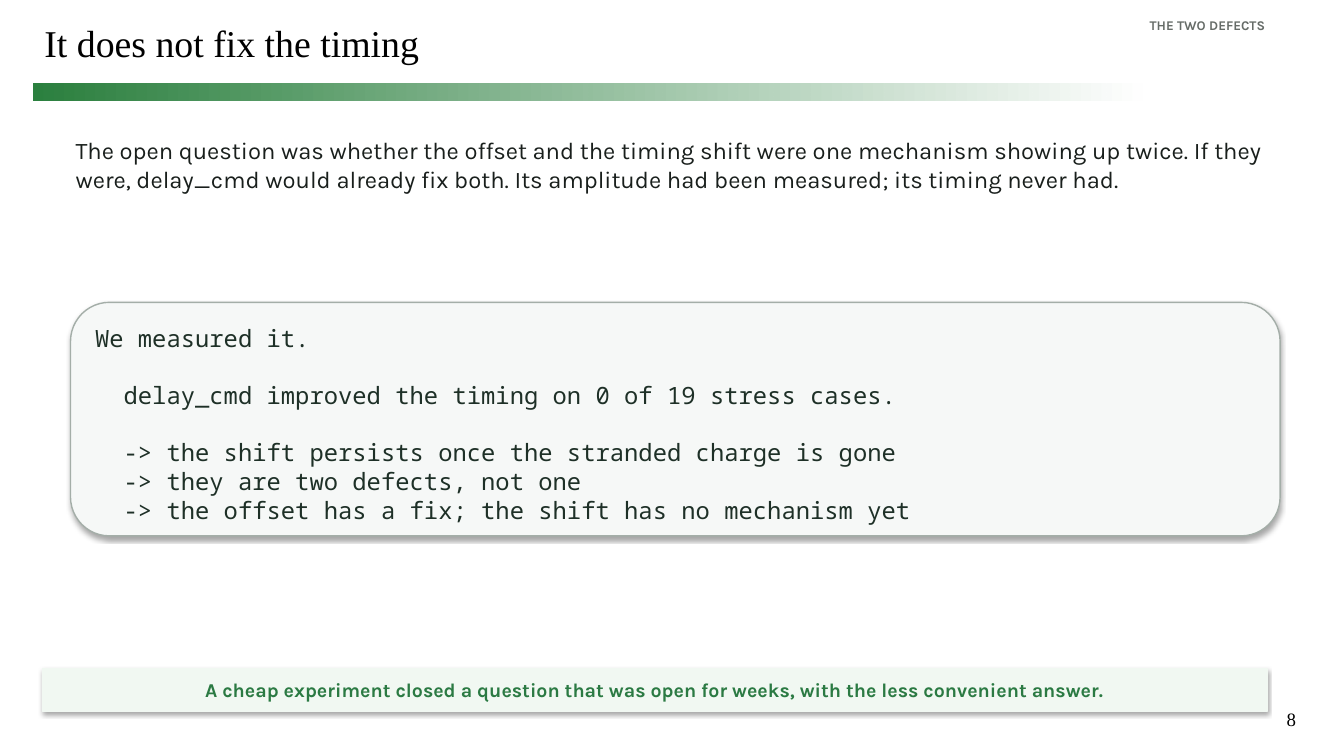
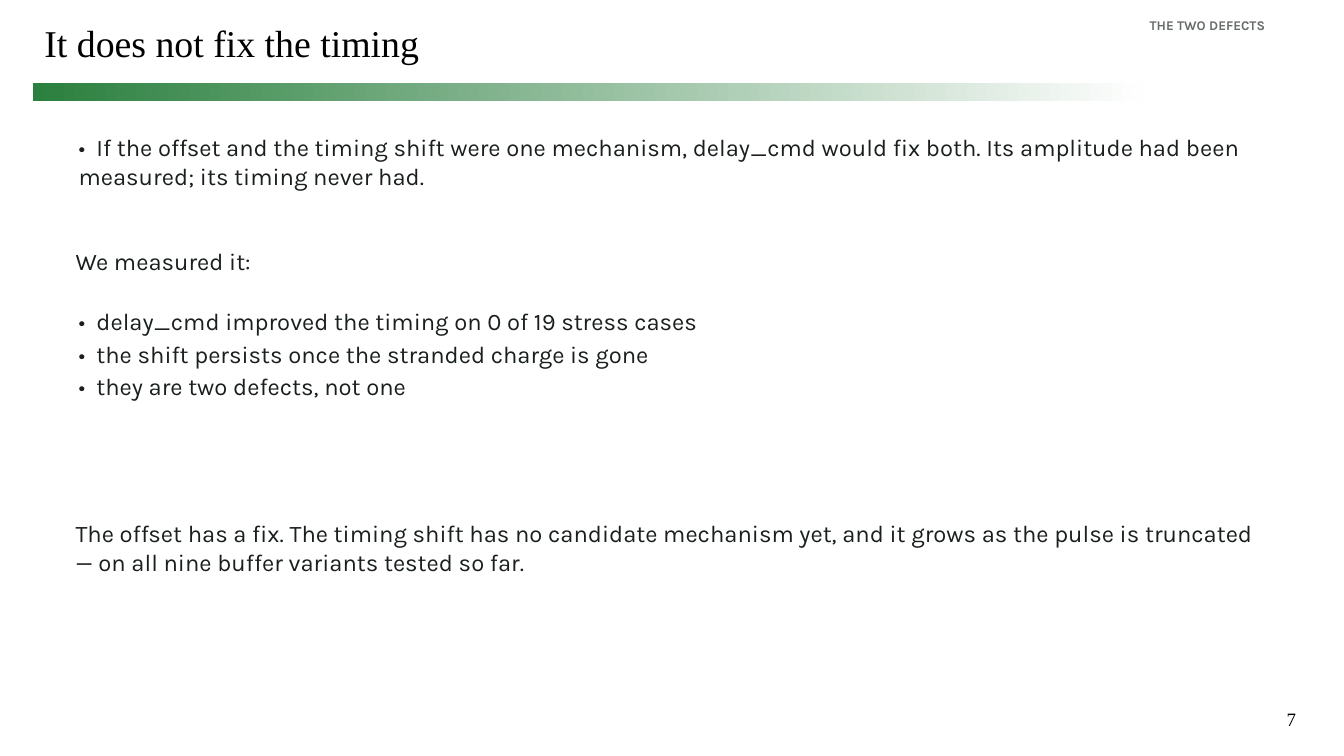
Before and after one commit to simon9721/ibis_comparison, a slide deck: slide 7 of results/meeting_deck_2026-09-04/ibis_pybis_status_2026-09-04.pptx (slide 8 before the commit). Drawn at 1344x756 pixels with LibreOffice and Linux fonts; fonts in the diff are those of the drawing. Boxes give left, top, right and bottom in pixels: in the first picture for what was removed or moved away, otherwise in the second. Text is boxed around its words. In the diff, an @@ line names an element or a change of style, - is before the commit and + after.

```diff
--- a/results/meeting_deck_2026-09-04/ibis_pybis_status_2026-09-04.pptx
+++ b/results/meeting_deck_2026-09-04/ibis_pybis_status_2026-09-04.pptx
@@ text at (79,139,1239,191): text changed @@
-The open question was whether the offset and the timing shift were one mechanism showing up twice. If they were, delay_cmd would already fix both. Its amplitude had been measured; its timing never had.
+• If the offset and the timing shift were one mechanism, delay_cmd would fix both. Its amplitude had been measured; its timing never had.
@@ text added at (76,253,251,271), 17 pt, text #191F1C @@
+We measured it:
@@ text "• delay_cmd improved the timing ...": place and size @@
-text "• delay_cmd improved the timing ..." at (71,302,1280,536)
+text "• delay_cmd improved the timing ..." at (96,313,697,401)
@@ text "• delay_cmd improved the timing ..." at (96,313,697,401): fill #F6F8F7 to none; outline #A4AEA8 1 pt to none; shadow off @@
@@ text at (96,313,697,401): text changed; font Noto Sans Mono to Karla; text colour #1E3027 to #191F1C @@
-We measured it.
-delay_cmd improved the timing on 0 of 19 stress cases.
--> the shift persists once the stranded charge is gone
--> they are two defects, not one
--> the offset has a fix; the shift has no mechanism yet
+• delay_cmd improved the timing on 0 of 19 stress cases
+• the shift persists once the stranded charge is gone
+• they are two defects, not one
@@ text added at (76,525,1252,572), 17 pt, text #191F1C @@
+The offset has a fix. The timing shift has no candidate mechanism yet, and it grows as the pulse is truncated — on all nine buffer variants tested so far.
@@ rectangle removed at (42,668,1267,712) @@
-A cheap experiment closed a question that was open for weeks, with the less convenient answer.
@@ page number at (1287,713,1296,726): text changed @@
-8
+7
```
Also in this commit, not shown: 7 other slides changed, 6 slides added, 9 slides removed, 14 other files.
